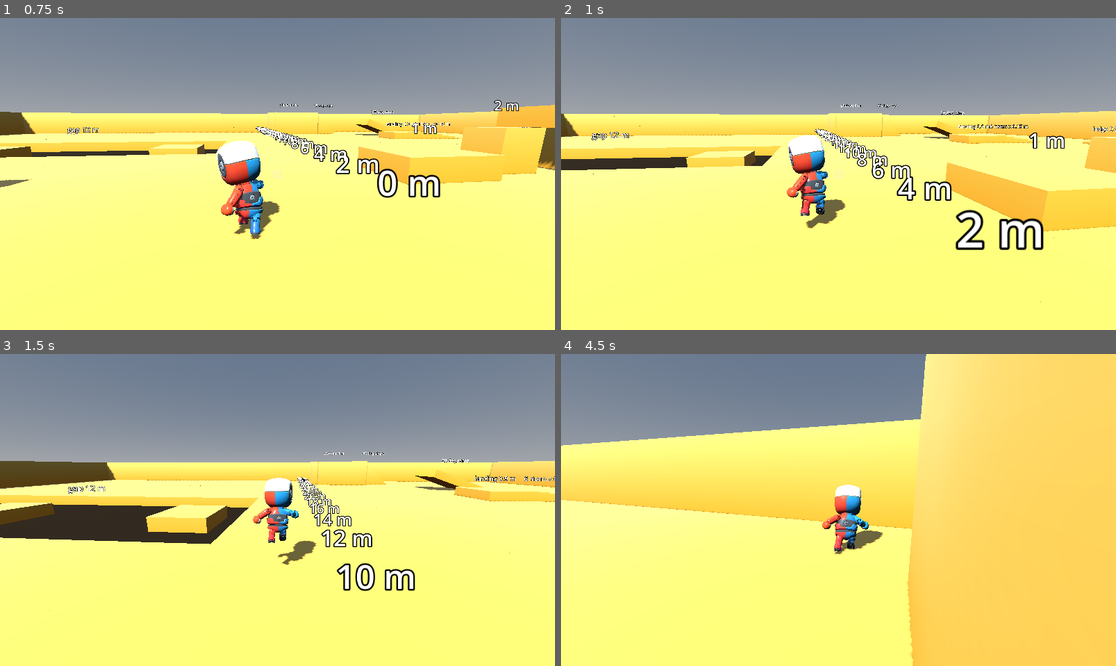
Above: before the commit, frames 1-4 (two rows, left to right).
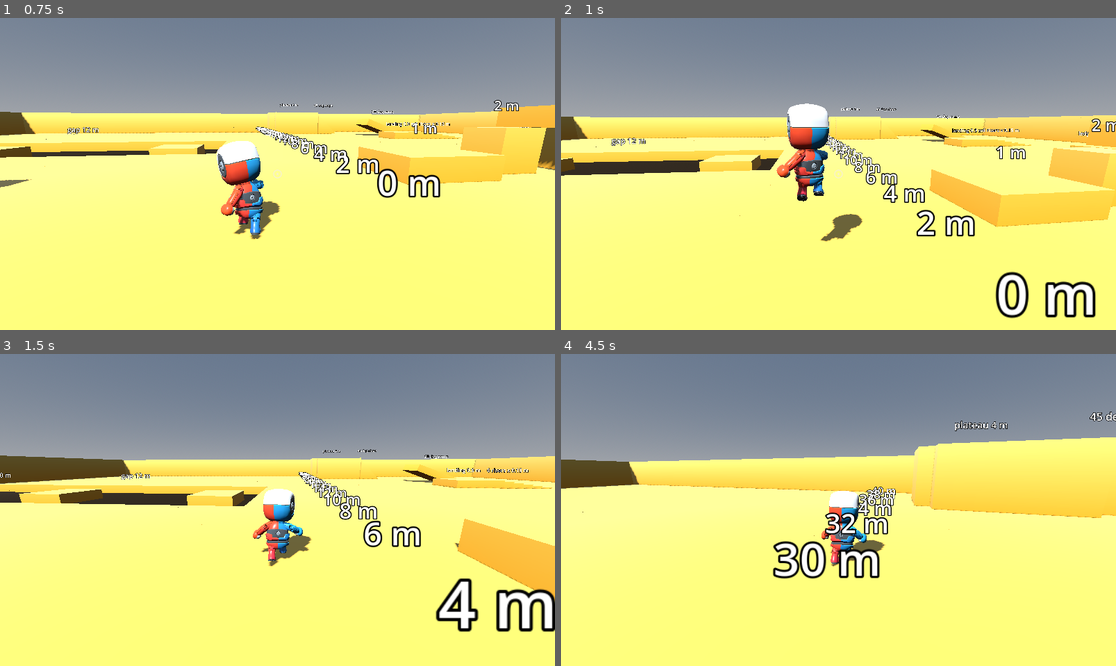
Above: after the commit, the same moments.

Repository: bistlaudio/Attimo
Game: Godot game, scene res://scenes/test/movement_gym.tscn
Two runs of this game, one before a commit and one after it. Both use one fixed random seed, a clock stepped at 60 frames per second and the inputs below.
Inputs (mouse positions are in pixels of both pictures, inside the frame that each line leads up to):
- Up to frame 1 (0.75 s): tap Enter at 0.5 s; move the mouse to (305, 174) at 0.52 s; hold W (move_forward) from 0.53 s (still down); hold Right mouse button (aim) from 0.53 s (still down); click (305, 174) at 0.67 s
- Up to frame 2 (1 s): keep holding W (move_forward); keep holding Right mouse button (aim); tap Space (jump) at 0.77 s; tap Shift (dash) at 0.8 s
- Up to frame 3 (1.5 s): keep holding W (move_forward); tap Space (jump) at 1.07 s; move the mouse to (249, 510) at 1.27 s; release Right mouse button (aim) at 1.28 s; tap Shift (dash) at 1.35 s
- Up to frame 4 (4.5 s): keep holding W (move_forward); tap Space (jump) at 1.52, 1.55, 1.82, 3.02, 3.32, 3.77, 3.8, 4.07 s; move the mouse to (849, 503) at 2.02 s; hold Space (jump) 2.03-2.78 s; right-click (849, 503) at 2.3 s; move the mouse to (832, 516) at 2.77 s; right-click (832, 516) at 2.85 s; click (832, 516) at 2.92 s; tap Shift (dash) at 3.05, 4.35 s; move the mouse to (877, 513) at 3.52 s; hold Middle mouse button (camera_recenter) 3.53-4.28 s; move the mouse to (794, 506) at 4.27 s

Frame 1 is identical in both runs. In frame 2, 16% of the frame differs, in the area x 0-100%, y 27-97%; in frame 3, 19%; in frame 4, 47%, in the area x 0-100%, y 0-100%.

Commit message:
feat(quick-261120-dik): dash lockouts, dash_blocked fact and blocked-dash twitch
- PlayerController.dash_locked_reason() is the one lockout check: aim, Jump 3 / long jump stage 3 pirouette, landing and take-off windows (timers ticked in the physics step)
- dash_press_starts_dash() replaces the press check in GroundState and AirState: a locked press is consumed, emits EventBus.dash_blocked once, starts the twitch, spends no cooldown or air dash and is never buffered
- ProceduralPose adds a half-sine forward twitch on top of the lean
- seven new MovementConfig rows (dash_block_takeoff, dash_block_landing, dash_blocked_twitch_deg, dash_blocked_twitch_time, dash_in_blend, dash_in_blend_air, dash_out_blend)

Co-Authored-By: Claude Sonnet 5.5 <noreply@anthropic.com>

Diff:
--- a/attimo/autoload/event_bus.gd
+++ b/attimo/autoload/event_bus.gd
@@ -12,3 +12,6 @@
 signal chain_stage_changed(stage: int)
 ## Emitted by PlayerController when the aim hold starts (true) or ends (false), once per change (CAM-02). Listeners: CameraRig, the crosshair and the animator.
 signal aim_changed(active: bool)
+## Emitted by PlayerController when a dash press is refused by a lockout (quick 261120-dik): `reason` is &"aim", &"pirouette",
+## &"landing" or &"takeoff". Once per press, no dash starts and the cooldown and the air dash stay unspent. Listeners: later juice and audio.
+signal dash_blocked(position: Vector3, reason: StringName)
--- a/attimo/scripts/player/movement_config.gd
+++ b/attimo/scripts/player/movement_config.gd
@@ -1,7 +1,7 @@
 class_name MovementConfig
 extends Resource
 ## The one tunable movement resource (MOVE-10, D-23). Every movement number lives here.
-## Eleven groups, 49 live sliders in the F2 tuning panel: Run, Air, Gravity, Jump chain, Dash,
+## Eleven groups, 56 live sliders in the F2 tuning panel: Run, Air, Gravity, Jump chain, Dash,
 ## Long jump (dash hop), Timing windows, Floor and platforms, Aim, Pose, Clip playback. Gravity is set directly
 ## (rise_gravity, fall_multiplier); jump speeds are derived from the heights, so editing a
 ## height never changes the fall feel. Every divisor field has a strictly positive minimum (T-02-02).
@@ -77,6 +77,10 @@
 @export_range(0.05, 1.5, 0.01) var landing_window: float = 0.35
 ## Seconds after a dash in which a jump still counts as a long jump; raise it for a more forgiving dash hop.
 @export_range(0.0, 0.5, 0.01) var dash_jump_grace: float = 0.15
+## Seconds after a jump take-off in which a dash press is refused (blocked feedback, no buffering); raise it for a longer lockout.
+@export_range(0.0, 0.3, 0.01) var dash_block_takeoff: float = 0.1
+## Seconds after touchdown in which a dash press is refused (blocked feedback, no buffering); raise it for a longer lockout.
+@export_range(0.0, 0.3, 0.01) var dash_block_landing: float = 0.1
 ## Ground speed under which the chain and the long-jump stack reset in m/s; raise it so slow walking breaks the combo.
 @export_range(0.0, 5.0, 0.1) var combo_reset_speed: float = 0.5
 
@@ -109,6 +113,10 @@
 @export_range(0.0, 0.3, 0.01) var pirouette_lead_time: float = 0.08
 ## Seconds the remaining spin takes when an aim press, an air dash or the landing cuts a pirouette short (DEV-03); raise it for a softer finish.
 @export_range(0.01, 0.5, 0.01) var pirouette_finish_time: float = 0.1
+## Forward lean kick in degrees that a refused dash press gives (a non-moving twitch); raise it for a stronger blocked signal.
+@export_range(0.0, 20.0, 0.5) var dash_blocked_twitch_deg: float = 6.0
+## Seconds the blocked-dash twitch lasts (the kick rises and falls inside it); raise it for a slower twitch.
+@export_range(0.02, 0.5, 0.01) var dash_blocked_twitch_time: float = 0.1
 ## Height in m of the point the body leans and spins about (about the hips); raise it to pivot higher up.
 @export_range(0.0, 1.5, 0.05) var pose_pivot_height: float = 0.45
 
@@ -123,6 +131,12 @@
 @export_range(1.0, 40.0, 0.5) var locomotion_blend_rate: float = 10.0
 ## Seconds the Dodge pose is held after an air dash ends before the Fall clip takes over (landing ends it earlier, DEV-02); raise it for a longer hold.
 @export_range(0.0, 2.0, 0.05) var air_dash_hold_time: float = 0.35
+## Crossfade in seconds from the ground locomotion into a dash clip; raise it for a softer dash start on the ground.
+@export_range(0.0, 0.5, 0.01) var dash_in_blend: float = 0.06
+## Crossfade in seconds from a jump, long jump or fall clip into a dash clip; raise it for a softer dash start in the air.
+@export_range(0.0, 0.5, 0.01) var dash_in_blend_air: float = 0.08
+## Crossfade in seconds out of a dash clip into whatever follows; raise it for a softer dash exit.
+@export_range(0.0, 0.5, 0.01) var dash_out_blend: float = 0.15
 
 @export_group("Clip variants")
 ## Shortest still time in Idle in seconds before an idle break clip plays (quick 261118-qi3); raise it for rarer breaks.
--- a/attimo/scripts/player/player_controller.gd
+++ b/attimo/scripts/player/player_controller.gd
@@ -38,12 +38,26 @@
 ## True while the aim button is held (CAM-02, D-09). While true this controller owns the facing: VisualRoot's yaw follows
 ## the camera every physics tick and face() and face_now() do nothing. Changes emit aim_changed.
 var aiming: bool = false
+## Seconds left of the landing lockout: a dash press is refused after touchdown (quick 261120-dik). Set in _land.
+var dash_landing_lock_timer: float = 0.0
+## Seconds left of the take-off lockout: a dash press is refused after a jump leaves the floor. Set in _leave_floor.
+var dash_takeoff_lock_timer: float = 0.0
+## Seconds left of the blocked-dash twitch. ProceduralPose reads it; a refused dash press starts it.
+var dash_twitch_timer: float = 0.0
+
+## Reasons dash_locked_reason() returns (also the `reason` of EventBus.dash_blocked).
+const DASH_LOCK_AIM: StringName = &"aim"
+const DASH_LOCK_PIROUETTE: StringName = &"pirouette"
+const DASH_LOCK_LANDING: StringName = &"landing"
+const DASH_LOCK_TAKEOFF: StringName = &"takeoff"
 
 var _was_on_floor: bool = true
+var _dash_block_frame: int = -1
 var _last_platform_velocity: Vector3 = Vector3.ZERO
 
 @onready var visual_root: Node3D = $VisualRoot
 @onready var state_machine: StateMachine = $StateMachine
+@onready var _pose: ProceduralPose = get_node_or_null(^"ProceduralPose") as ProceduralPose
 
 
 func _ready() -> void:
@@ -157,6 +171,8 @@
 	move_velocity = Vector3.ZERO
 	vertical_speed = 0.0
 	velocity = Vector3.ZERO
+	dash_landing_lock_timer = 0.0
+	dash_takeoff_lock_timer = 0.0
 	_was_on_floor = false
 	reset_physics_interpolation()
 
@@ -197,12 +213,51 @@
 	return coyote_timer > 0.0
 
 
-## True when a dash may start: the cooldown has elapsed, and on the ground always, in the air only while
+## Why a dash is locked right now, or &"" when no lockout applies (quick 261120-dik). The one place both the ground and
+## the air states ask: no dash while aiming, none during the Jump 3 / long jump stage 3 pirouette until it ends, none in the
+## landing window after touchdown or the take-off window after a jump. The cooldown and the air dash charge are not lockouts.
+func dash_locked_reason() -> StringName:
+	if aiming:
+		return DASH_LOCK_AIM
+	if _pose != null and _pose.spinning:
+		return DASH_LOCK_PIROUETTE
+	if dash_landing_lock_timer > 0.0:
+		return DASH_LOCK_LANDING
+	if dash_takeoff_lock_timer > 0.0:
+		return DASH_LOCK_TAKEOFF
+	return &""
+
+
+## True when a dash may start: no lockout, the cooldown has elapsed, and on the ground always, in the air only while
 ## the air dash of this airtime is unspent (D-12).
 func can_dash() -> bool:
+	if dash_locked_reason() != &"":
+		return false
 	if dash_cooldown_timer > 0.0:
 		return false
 	return is_grounded() or air_dash_available
+
+
+## The dash press check of the ground and the air states. True when a dash press this tick may start the Dash. A press
+## refused by a lockout is consumed here, once: it emits EventBus.dash_blocked, starts the twitch and returns false. It spends
+## no cooldown and no air dash charge and is not buffered (a press during a lockout never fires after it ends).
+func dash_press_starts_dash() -> bool:
+	if not Input.is_action_just_pressed(&"dash"):
+		return false
+	var reason: StringName = dash_locked_reason()
+	if reason != &"":
+		_block_dash(reason)
+		return false
+	return can_dash()
+
+
+func _block_dash(reason: StringName) -> void:
+	var frame: int = Engine.get_physics_frames()
+	if frame == _dash_block_frame:
+		return
+	_dash_block_frame = frame
+	dash_twitch_timer = config.dash_blocked_twitch_time
+	EventBus.dash_blocked.emit(global_position, reason)
 
 
 ## Called by the Dash state on enter: starts the cooldown, spends the air dash when airborne and remembers
@@ -256,13 +311,16 @@
 	EventBus.chain_stage_changed.emit(stage)
 
 
-## Per-tick timers (coyote, buffer, dash cooldown, long jump grace, landing window). Runs before the states, so every state
+## Per-tick timers (coyote, buffer, dash cooldown, long jump grace, dash lockouts, landing window). Runs before the states, so every state
 ## sees the same timers. Polling just_pressed in the physics tick catches presses between two ticks.
 func _tick_timers(delta: float) -> void:
 	coyote_timer = maxf(coyote_timer - delta, 0.0)
 	jump_buffer_timer = maxf(jump_buffer_timer - delta, 0.0)
 	dash_cooldown_timer = maxf(dash_cooldown_timer - delta, 0.0)
 	dash_jump_grace_timer = maxf(dash_jump_grace_timer - delta, 0.0)
+	dash_landing_lock_timer = maxf(dash_landing_lock_timer - delta, 0.0)
+	dash_takeoff_lock_timer = maxf(dash_takeoff_lock_timer - delta, 0.0)
+	dash_twitch_timer = maxf(dash_twitch_timer - delta, 0.0)
 	_tick_combo(delta)
 	if Input.is_action_just_pressed(&"jump"):
 		jump_buffer_timer = config.jump_buffer_time
@@ -355,6 +413,7 @@
 func _land(impact_speed: float) -> void:
 	air_dash_available = true
 	coyote_timer = 0.0
+	dash_landing_lock_timer = config.dash_block_landing
 	if chain_stage > 0 or long_jump_stage > 0:
 		combo_timer = config.landing_window
 	EventBus.landed.emit(global_position, impact_speed)
@@ -364,6 +423,9 @@
 	# Coyote time starts only when the body walked off (a jump take-off leaves with upward speed).
 	if vertical_speed <= 0.0:
 		coyote_timer = config.coyote_time
+	else:
+		# A jump take-off (not a walk off a ledge) locks the dash for a short window.
+		dash_takeoff_lock_timer = config.dash_block_takeoff
 	move_velocity.x += _last_platform_velocity.x * config.platform_carry
 	move_velocity.z += _last_platform_velocity.z * config.platform_carry
 	air_speed_cap = maxf(config.run_speed, horizontal_speed())
--- a/attimo/scripts/player/procedural_pose.gd
+++ b/attimo/scripts/player/procedural_pose.gd
@@ -1,7 +1,7 @@
 class_name ProceduralPose
 extends Node
-## Code-driven body motion the animation kit has no clip for (MOVE-09): the forward lean of an aimed ground dash (D-01,
-## scaled by aim_lean_scale) that eases back to upright when the dash hands over to a long jump, and the single pirouette of Jump 3 and of long jump
+## Code-driven body motion the animation kit has no clip for (MOVE-09): the forward lean of a ground dash (D-01,
+## scaled by aim_lean_scale when aim is pressed mid-dash, there is no dash while aiming), that eases back to upright when the dash hands over to a long jump, the twitch of a refused dash press (quick 261120-dik), and the single pirouette of Jump 3 and of long jump
 ## stage 3 (D-05, D-07). An air dash adds no lean (D-02), and neither does the unaimed ground dash: it is shown as the
 ## retargeted Running_Slide (DEV-04), whose own pose would clash with a body pitch about the hip pivot (the extended lead
 ## foot would sink into the floor). The held long-jump stretch lean of D-04 was dropped after the
@@ -30,6 +30,8 @@
 const SPIN_DONE_EPSILON: float = 0.02
 ## Smallest divisor of the spin rate in seconds (T-03-10: the closed loop never divides by a vanishing time).
 const MIN_SPIN_TIME: float = 0.05
+## Smallest twitch duration in seconds (the half sine never divides by a vanishing time).
+const MIN_TWITCH_TIME: float = 0.01
 ## Smallest lean in degrees the ease rate is scaled by, so a dash_lean_deg of 0 never gives a zero rate.
 const MIN_LEAN_REFERENCE_DEG: float = 1.0
 
@@ -49,6 +51,9 @@
 var lean_angle: float = 0.0
 ## Axis of the lean in VisualRoot space (unit length).
 var lean_axis: Vector3 = Vector3.RIGHT
+## Current blocked-dash twitch in radians, 0 at rest (quick 261120-dik). A refused dash press kicks the body forward by
+## dash_blocked_twitch_deg and back inside dash_blocked_twitch_time (a half sine), on top of lean_angle. Read-only for others.
+var twitch_angle: float = 0.0
 ## Current spin angle in radians, 0 to TAU. Read-only for others.
 var spin_angle: float = 0.0
 ## True while a pirouette runs. Read-only for others.
@@ -87,10 +92,12 @@
 	var full: float = deg_to_rad(maxf(config.dash_lean_deg, MIN_LEAN_REFERENCE_DEG))
 	var time: float = config.lean_in_time if target > lean_angle else config.lean_out_time
 	lean_angle = move_toward(lean_angle, target, full / time * delta)
+	twitch_angle = _twitch_for(config)
 	_update_axis()
 	_tick_spin(delta, config)
-	if not is_finite(lean_angle) or not is_finite(spin_angle):
+	if not is_finite(lean_angle) or not is_finite(spin_angle) or not is_finite(twitch_angle):
 		lean_angle = 0.0
+		twitch_angle = 0.0
 		spin_angle = 0.0
 		spinning = false
 	_write(config)
@@ -99,12 +106,26 @@
 ## The Mannequin rotation for the current lean and spin: the spin about the vertical axis, nested inside the lean (a
 ## corkscrew about the body axis) or around it (a tilted top), see spin_about_body_axis.
 func pose_basis() -> Basis:
-	var lean: Basis = Basis(lean_axis, lean_angle)
+	var lean: Basis = Basis(lean_axis, total_lean())
 	var turn_sign: float = -1.0 if pirouette_clockwise else 1.0
 	var spin: Basis = Basis(Vector3.UP, turn_sign * spin_angle)
 	if spin_about_body_axis:
 		return lean * spin
 	return spin * lean
+
+
+## The lean written to the body: the eased lean plus the blocked-dash twitch.
+func total_lean() -> float:
+	return lean_angle + twitch_angle
+
+
+## The twitch kick of this tick: a half sine over the controller's twitch timer, exactly 0 when it has run out.
+func _twitch_for(config: MovementConfig) -> float:
+	if player.dash_twitch_timer <= 0.0:
+		return 0.0
+	var duration: float = maxf(config.dash_blocked_twitch_time, MIN_TWITCH_TIME)
+	var progress: float = clampf(1.0 - player.dash_twitch_timer / duration, 0.0, 1.0)
+	return deg_to_rad(config.dash_blocked_twitch_deg) * sin(PI * progress)
 
 
 ## Lean target in degrees for the current state: only an aimed ground dash leans. An air dash, the unaimed ground dash
@@ -130,7 +151,7 @@
 		direction = Vector3(player.move_velocity.x, 0.0, player.move_velocity.z)
 	direction.y = 0.0
 	if direction.length_squared() < 0.01:
-		if lean_angle != 0.0:
+		if total_lean() != 0.0:
 			return
 		direction = player.visual_root.global_basis.z
 		direction.y = 0.0
@@ -191,7 +212,7 @@
 
 ## Writes the Mannequin transform: exactly identity when upright, otherwise a rotation about the pivot point.
 func _write(config: MovementConfig) -> void:
-	if lean_angle == 0.0 and not spinning:
+	if total_lean() == 0.0 and not spinning:
 		if not _written_identity:
 			mannequin.transform = Transform3D.IDENTITY
 			_written_identity = true
--- a/attimo/scripts/player/states/air_state.gd
+++ b/attimo/scripts/player/states/air_state.gd
@@ -14,7 +14,7 @@
 	var direction: Vector3 = actor.input_direction()
 	actor.face(direction, delta)
 	actor.accelerate_air(direction, delta)
-	if Input.is_action_just_pressed(&"dash") and actor.can_dash():
+	if actor.dash_press_starts_dash():
 		return &"Dash"
 	if actor.is_grounded() and actor.vertical_speed <= 0.0:
 		if actor.wants_jump():
--- a/attimo/scripts/player/states/dash.gd
+++ b/attimo/scripts/player/states/dash.gd
@@ -8,6 +8,7 @@
 ## A jump press during a ground dash leaves it into the LongJump (D-06; the hop sets its own speed per stage).
 ## During an air dash a jump press only stays in the buffer: there is no air jump (MOVE-05). A ground dash that
 ## ended on the ground opens the config.dash_jump_grace window in which a jump is still a long jump (GroundState).
+## A dash never starts while aiming or inside a lockout (PlayerController.dash_locked_reason, quick 261120-dik); a refused press never reaches enter.
 ## Emits the dash_started fact once on enter. A ground dash started without aim is shown as the retargeted Running_Slide
 ## (DEV-04, quick 261118-qbt); that is presentation only, see `slide`.
 
--- a/attimo/scripts/player/states/ground_state.gd
+++ b/attimo/scripts/player/states/ground_state.gd
@@ -7,7 +7,7 @@
 func physics_update(delta: float) -> StringName:
 	if not actor.is_grounded():
 		return &"Fall"
-	if Input.is_action_just_pressed(&"dash") and actor.can_dash():
+	if actor.dash_press_starts_dash():
 		return &"Dash"
 	if actor.wants_jump():
 		# Just after a ground dash a jump is still the long jump (D-06).
